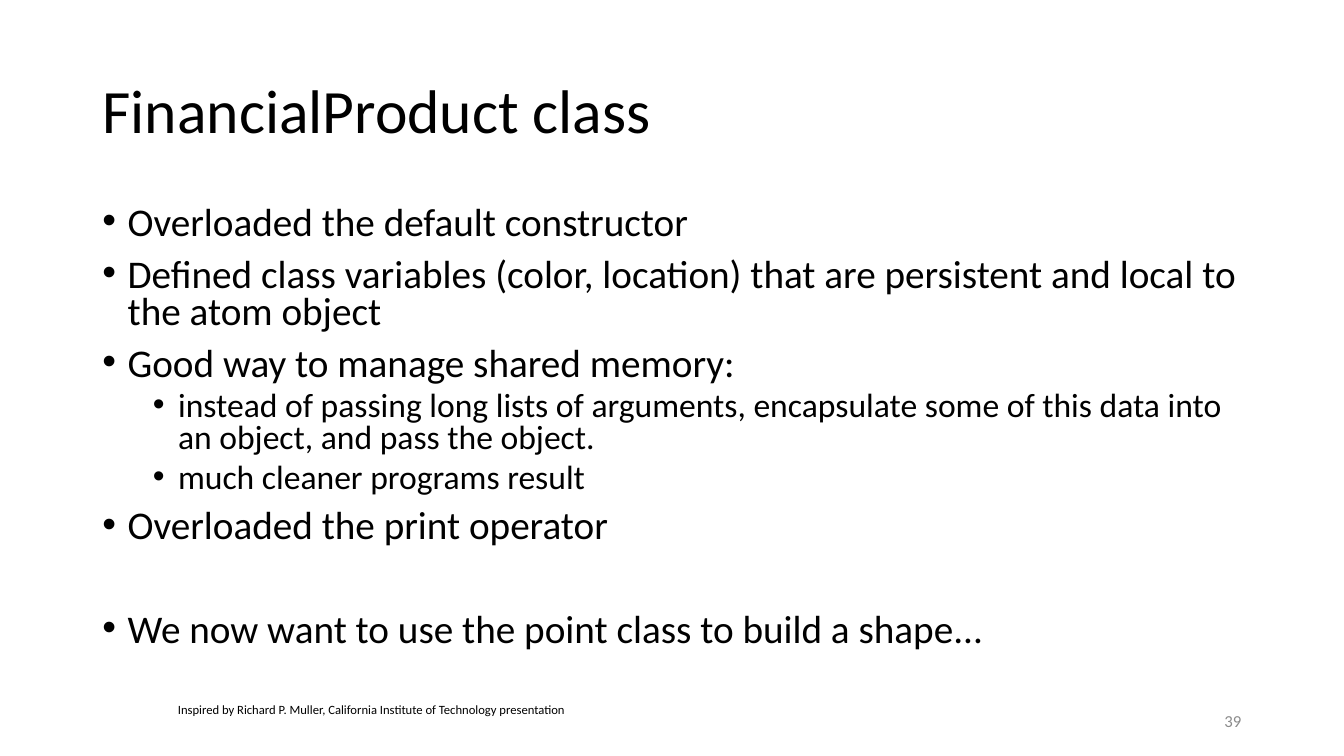
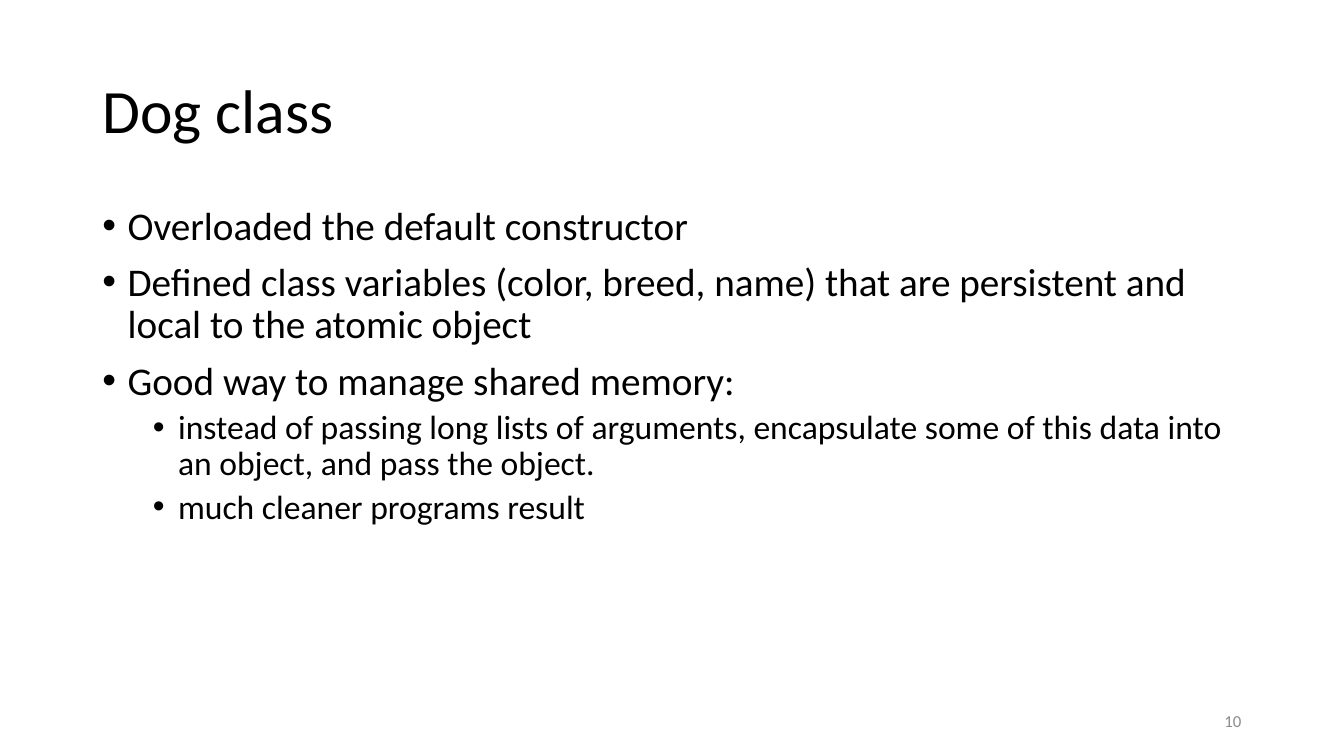
Before and after one commit to priorfire4411/python_for_analytics, a slide deck: slide 10 of presentation/MSCA_37014_v1.pptx (slide 39 before the commit). Drawn at 1344x756 pixels with LibreOffice and Linux fonts; fonts in the diff are those of the drawing. Boxes give left, top, right and bottom in pixels: in the first picture for what was removed or moved away, otherwise in the second. Text is boxed around its words. In the diff, an @@ line names an element or a change of style, - is before the commit and + after.

```diff
--- a/presentation/MSCA_37014_v1.pptx
+++ b/presentation/MSCA_37014_v1.pptx
@@ title at (102,90,334,144): text changed @@
-FinancialProduct class
+Dog class
@@ text at (128,212,1222,525): line spacing 0.8 to 0.9 @@
@@ text at (128,267,1186,345): text changed @@
-• Defined class variables (color, location) that are persistent and local to the atom object
+• Defined class variables (color, breed, name) that are persistent and local to the atomic object
@@ text at (128,511,983,650): paragraphs removed @@
-• Overloaded the print operator
-• We now want to use the point class to build a shape...
@@ text removed at (178,705,564,716) @@
-Inspired by Richard P. Muller, California Institute of Technology presentation
@@ page number at (1224,716,1241,727): text changed @@
-39
+10
```
Also in this commit, not shown: 14 other slides changed, 5 slides added, 120 slides removed, 13 other files.
